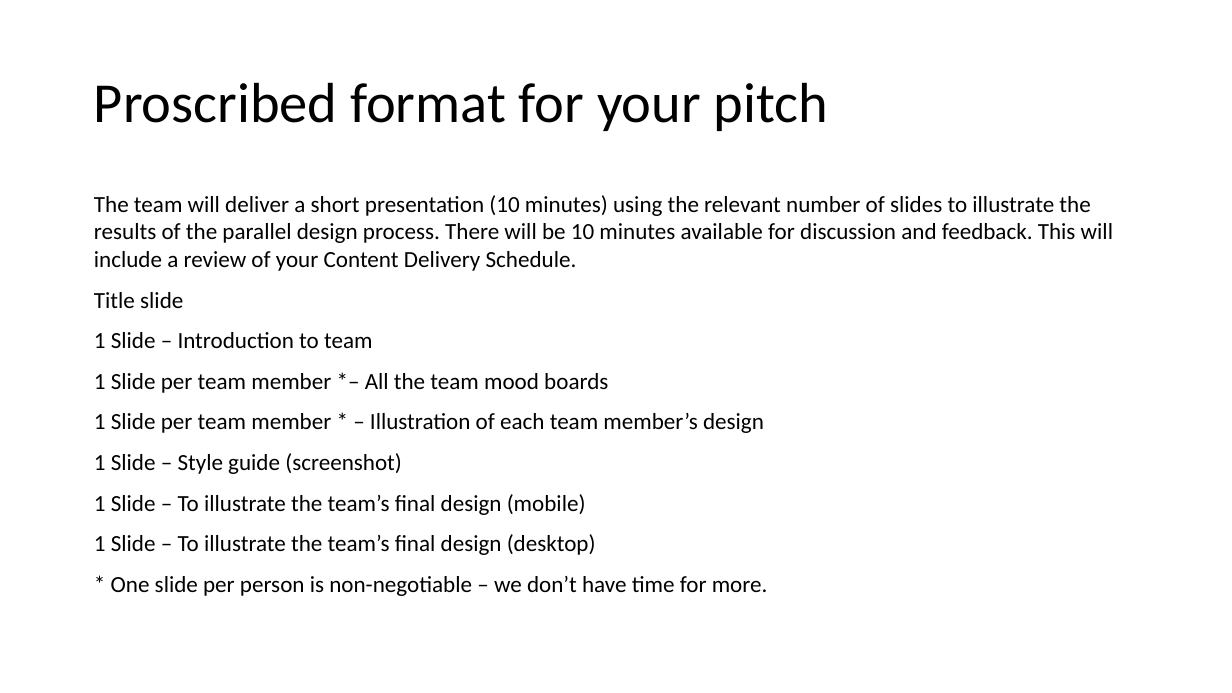
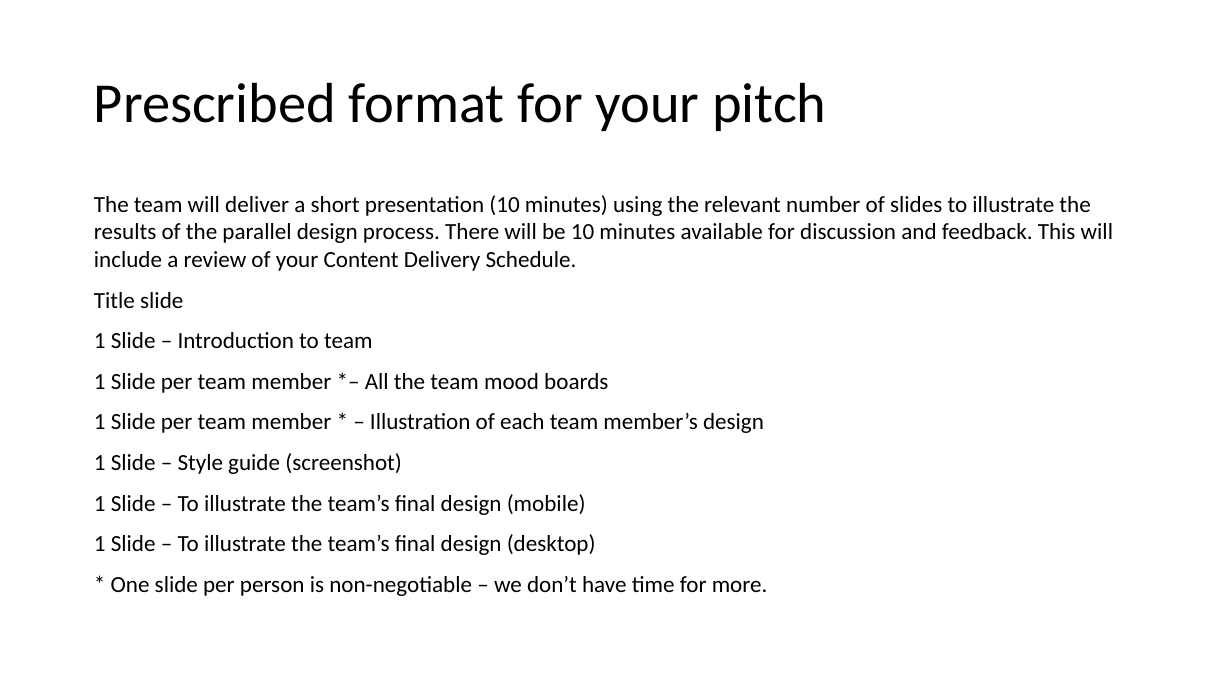
Before and after one commit to GeorgeGray97/level5-portfolio, a slide deck: slide 1 of templates/template_sp3_presentation.pptx. Drawn at 1232x693 pixels with LibreOffice and Linux fonts; fonts in the diff are those of the drawing. Boxes give left, top, right and bottom in pixels: in the first picture for what was removed or moved away, otherwise in the second. Text is boxed around its words. In the diff, an @@ line names an element or a change of style, - is before the commit and + after.

Commit message:
pre

```diff
--- a/templates/template_sp3_presentation.pptx
+++ b/templates/template_sp3_presentation.pptx
@@ title at (94,82,826,131): text changed @@
-Proscribed format for your pitch
+Prescribed format for your pitch
```
